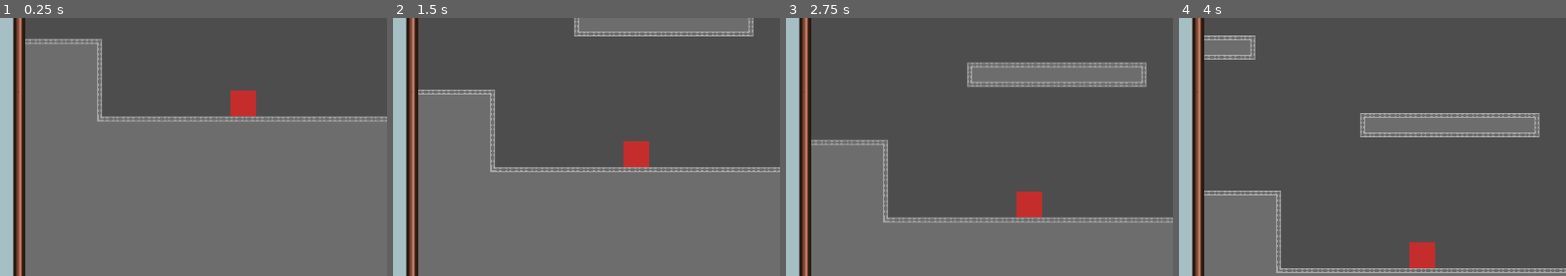
Above: before the commit, frames 1-4 (left to right).
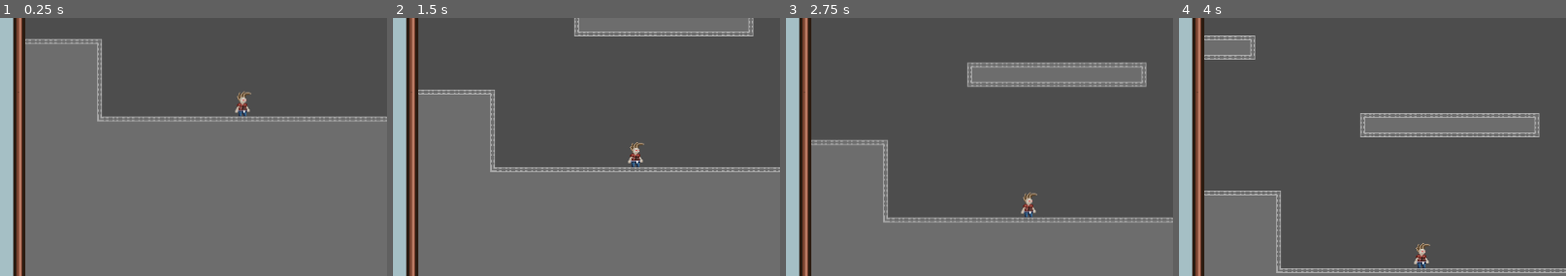
Above: after the commit, the same moments.

Repository: MatiasMy/SnowFlakeJam25
Game: Godot game, scene res://scenes/Game.tscn
Same seed, same stepped clock (60 frames per second), same inputs: the game is played once before the commit and once after it.
Inputs:
- Up to frame 1 (0.25 s): no input
- Up to frame 2 (1.5 s): hold D (right) from 0.53 s (still down); tap W (up) at 0.77 s
- Up to frame 3 (2.75 s): tap W (up) at 1.52 s; release D (right) at 2.03 s; hold A (left) from 2.03 s (still down)
- Up to frame 4 (4 s): release A (left) at 2.78 s; hold D (right) from 2.78 s (still down); tap W (up) at 3.02, 3.77 s
The pictures show only the part of the screen within x 50-100%, y 33-83%; the shares and areas given below are measured in that part.

The runs differ from the first frame. In frame 1, 0.7% of the frame differs, in the area x 59-67%, y 27-39%; in frame 2, 0.7%; in frame 3, 0.7%; in frame 4, 0.7%.

Commit message:
Added cyborg boy and added it to the Mirrorer Boy

Diff:
--- a/project_mirror/scenes/mirrored_boy.tscn
+++ b/project_mirror/scenes/mirrored_boy.tscn
@@ -1,16 +1,140 @@
-[gd_scene load_steps=5 format=3 uid="uid://i5br82scl3wh"]
+[gd_scene load_steps=21 format=3 uid="uid://i5br82scl3wh"]
 
 [ext_resource type="Script" uid="uid://c43087xks6gn8" path="res://Scripts/mirrored_boy.gd" id="1_2t2h8"]
-[ext_resource type="Texture2D" uid="uid://cjauthrwsba1l" path="res://Assets/tempcharacter2.png" id="1_oiic5"]
+[ext_resource type="Texture2D" uid="uid://dkfgxvuopnw3" path="res://Assets/Textures/BoyCyborg.png" id="2_cpjwj"]
 
-[sub_resource type="SpriteFrames" id="SpriteFrames_2t2h8"]
+[sub_resource type="AtlasTexture" id="AtlasTexture_akbwx"]
+atlas = ExtResource("2_cpjwj")
+region = Rect2(0, 0, 32, 32)
+
+[sub_resource type="AtlasTexture" id="AtlasTexture_abilp"]
+atlas = ExtResource("2_cpjwj")
+region = Rect2(32, 0, 32, 32)
+
+[sub_resource type="AtlasTexture" id="AtlasTexture_wt4pc"]
+atlas = ExtResource("2_cpjwj")
+region = Rect2(64, 0, 32, 32)
+
+[sub_resource type="AtlasTexture" id="AtlasTexture_1nhnw"]
+atlas = ExtResource("2_cpjwj")
+region = Rect2(96, 0, 32, 32)
+
+[sub_resource type="AtlasTexture" id="AtlasTexture_m1lf0"]
+atlas = ExtResource("2_cpjwj")
+region = Rect2(0, 64, 32, 32)
+
+[sub_resource type="AtlasTexture" id="AtlasTexture_ixf4q"]
+atlas = ExtResource("2_cpjwj")
+region = Rect2(32, 64, 32, 32)
+
+[sub_resource type="AtlasTexture" id="AtlasTexture_bpuvt"]
+atlas = ExtResource("2_cpjwj")
+region = Rect2(64, 64, 32, 32)
+
+[sub_resource type="AtlasTexture" id="AtlasTexture_5bf5f"]
+atlas = ExtResource("2_cpjwj")
+region = Rect2(96, 64, 32, 32)
+
+[sub_resource type="AtlasTexture" id="AtlasTexture_674vc"]
+atlas = ExtResource("2_cpjwj")
+region = Rect2(0, 96, 32, 32)
+
+[sub_resource type="AtlasTexture" id="AtlasTexture_ebfwh"]
+atlas = ExtResource("2_cpjwj")
+region = Rect2(32, 96, 32, 32)
+
+[sub_resource type="AtlasTexture" id="AtlasTexture_6solm"]
+atlas = ExtResource("2_cpjwj")
+region = Rect2(64, 96, 32, 32)
+
+[sub_resource type="AtlasTexture" id="AtlasTexture_fwgnv"]
+atlas = ExtResource("2_cpjwj")
+region = Rect2(96, 96, 32, 32)
+
+[sub_resource type="AtlasTexture" id="AtlasTexture_u55rb"]
+atlas = ExtResource("2_cpjwj")
+region = Rect2(0, 32, 32, 32)
+
+[sub_resource type="AtlasTexture" id="AtlasTexture_dncmi"]
+atlas = ExtResource("2_cpjwj")
+region = Rect2(32, 32, 32, 32)
+
+[sub_resource type="AtlasTexture" id="AtlasTexture_a1g40"]
+atlas = ExtResource("2_cpjwj")
+region = Rect2(64, 32, 32, 32)
+
+[sub_resource type="AtlasTexture" id="AtlasTexture_a5l5v"]
+atlas = ExtResource("2_cpjwj")
+region = Rect2(96, 32, 32, 32)
+
+[sub_resource type="SpriteFrames" id="SpriteFrames_57vs5"]
 animations = [{
 "frames": [{
 "duration": 1.0,
-"texture": ExtResource("1_oiic5")
+"texture": SubResource("AtlasTexture_akbwx")
+}, {
+"duration": 1.0,
+"texture": SubResource("AtlasTexture_abilp")
+}, {
+"duration": 1.0,
+"texture": SubResource("AtlasTexture_wt4pc")
+}, {
+"duration": 1.0,
+"texture": SubResource("AtlasTexture_1nhnw")
 }],
 "loop": true,
-"name": &"default",
+"name": &"Ilde",
+"speed": 5.0
+}, {
+"frames": [{
+"duration": 1.0,
+"texture": SubResource("AtlasTexture_m1lf0")
+}, {
+"duration": 1.0,
+"texture": SubResource("AtlasTexture_ixf4q")
+}, {
+"duration": 1.0,
+"texture": SubResource("AtlasTexture_bpuvt")
+}, {
+"duration": 1.0,
+"texture": SubResource("AtlasTexture_5bf5f")
+}],
+"loop": true,
+"name": &"Jump",
+"speed": 20.0
+}, {
+"frames": [{
+"duration": 1.0,
+"texture": SubResource("AtlasTexture_674vc")
+}, {
+"duration": 1.0,
+"texture": SubResource("AtlasTexture_ebfwh")
+}, {
+"duration": 1.0,
+"texture": SubResource("AtlasTexture_6solm")
+}, {
+"duration": 1.0,
+"texture": SubResource("AtlasTexture_fwgnv")
+}],
+"loop": true,
+"name": &"WalkL",
+"speed": 5.0
+}, {
+"frames": [{
+"duration": 1.0,
+"texture": SubResource("AtlasTexture_u55rb")
+}, {
+"duration": 1.0,
+"texture": SubResource("AtlasTexture_dncmi")
+}, {
+"duration": 1.0,
+"texture": SubResource("AtlasTexture_a1g40")
+}, {
+"duration": 1.0,
+"texture": SubResource("AtlasTexture_a5l5v")
+}],
+"loop": true,
+"name": &"WalkR",
 "speed": 5.0
 }]
 
@@ -22,7 +146,8 @@
 script = ExtResource("1_2t2h8")
 
 [node name="AnimatedSprite2D" type="AnimatedSprite2D" parent="."]
-sprite_frames = SubResource("SpriteFrames_2t2h8")
+sprite_frames = SubResource("SpriteFrames_57vs5")
+animation = &"Ilde"
 
 [node name="CollisionShape2D" type="CollisionShape2D" parent="."]
 light_mask = 2
Binary file added: project_mirror/Assets/Textures/BoyCyborg.png
Not shown, added: project_mirror/Assets/Textures/BoyCyborg.png.import
